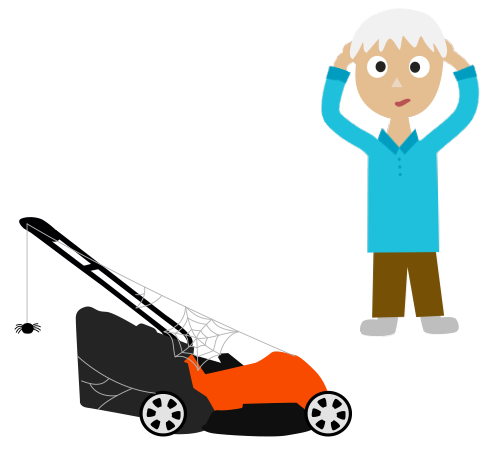
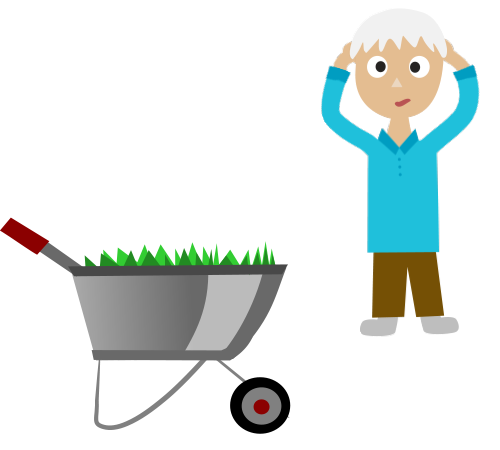
Before/after of a 500×450 layered artwork. What changed in the layer stack:
hid "grasmaaier_web" over [14, 217, 352, 437]
added layer "barrow-48876" above "chainsaw-24442" over [0, 217, 291, 434]
